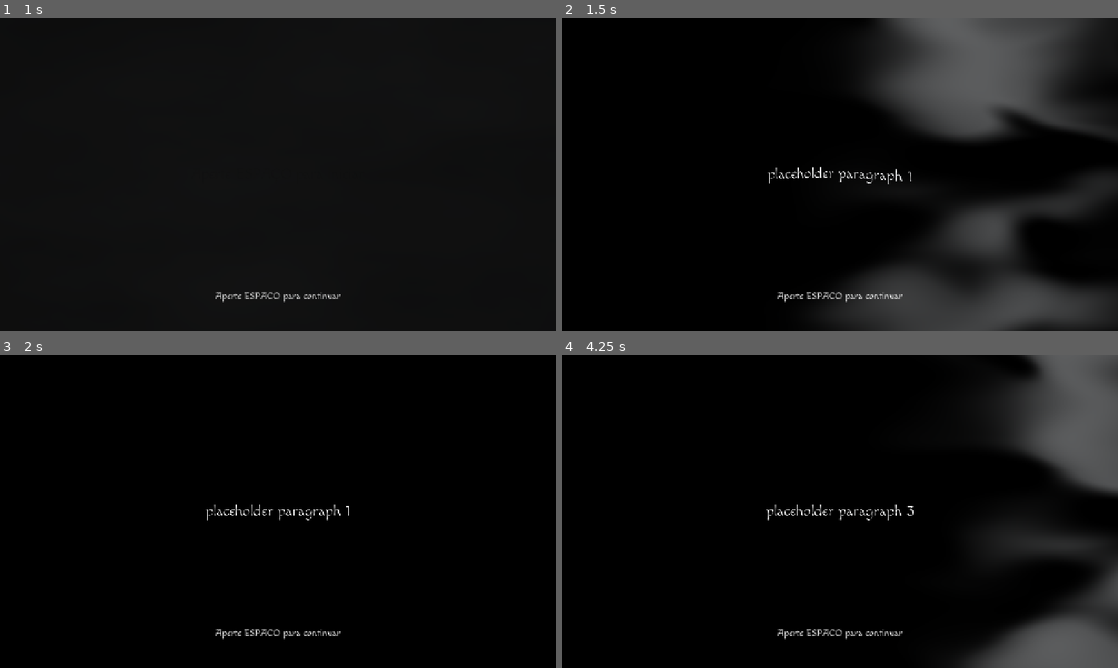
Above: before the commit, frames 1-4 (two rows, left to right).
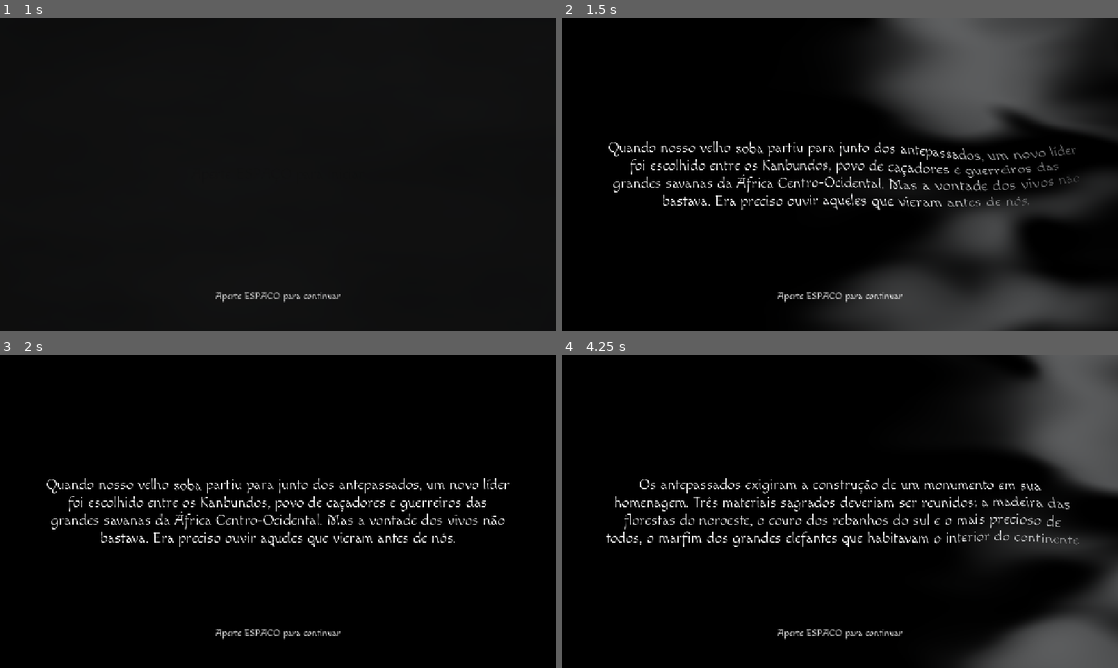
Above: after the commit, the same moments.

Repository: mateusluizfb/gamejam-gdv-nov-2026
Game: Godot game, scene res://ui/start_screen.tscn
Same seed, same stepped clock (60 frames per second), same inputs: the game is played once before the commit and once after it. Sound files missing from this copy of the repository are replaced by a short silence.
Inputs (mouse positions are in pixels of both pictures, inside the frame that each line leads up to):
- Up to frame 1 (1 s): tap Space at 0.5, 0.6, 0.77 s; move the mouse to (400, 158) at 0.52 s; click (400, 158) at 0.67 s
- Up to frame 2 (1.5 s): tap Space at 1.07, 1.25 s; drag from (728, 190) to (812, 237) at 1.27 s
- Up to frame 3 (2 s): no input
- Up to frame 4 (4.25 s): tap Space at 2, 2.1, 2.75, 3.5, 3.6, 3.77, 4.07 s; move the mouse to (895, 442) at 2.02 s; click (895, 442) at 2.17 s; drag from (812, 574) to (673, 464) at 2.77 s; move the mouse to (1006, 558) at 3.52 s; click (1006, 558) at 3.67 s; tap R (restart) at 4.15 s

Frame 1 is identical in both runs. In frame 2, 3.0% of the frame differs, in the area x 8-93%, y 39-62%; in frame 3, 2.9%; in frame 4, 3.0%.

Commit message:
Update texts and sounds

Diff:
--- a/data/text.cfg
+++ b/data/text.cfg
@@ -2,20 +2,22 @@
 menu_new_game="Novo jogo"
 menu_continue="Aperte ESPAÇO para iniciar"
 story_continue="Aperte ESPACO para continuar"
-opening_paragraph_1="placeholder paragraph 1"
-opening_paragraph_2="placeholder paragraph 2"
-opening_paragraph_3="placeholder paragraph 3"
-intro_story="Para finalizar o monumento seus guerreiros precisam passar pelos elefantes para buscar o marfim restante"
+opening_paragraph_1="Quando nosso velho [i]soba[/i] partiu para junto dos antepassados, um novo líder foi escolhido entre os Kanbundos, povo de caçadores e guerreiros das grandes savanas da África Centro-Ocidental. Mas a vontade dos vivos não bastava. Era preciso ouvir aqueles que vieram antes de nós."
+opening_paragraph_2="O novo [i]soba[/i] procurou então os anciãos. Consultamos os espíritos dos antepassados, e eles nos revelaram sua vontade. Para conquistar sua aprovação, o novo governante deveria provar sua coragem, sua sabedoria e a lealdade de seu povo."
+opening_paragraph_3="Os antepassados exigiram a construção de um monumento em sua homenagem. Três materiais sagrados deveriam ser reunidos: a madeira das florestas do noroeste, o couro dos rebanhos do sul e o mais precioso de todos, o marfim dos grandes elefantes que habitavam o interior do continente"
+intro_story="O marfim não seria obtido facilmente. Sua caça exigiria mais do que força. Seriam necessárias astúcia, coragem e a proteção dos espíritos. Assim, o novo [i]soba[/i] reuniu seus melhores guerreiros, caçadores e feiticeiros. Nós os vimos partir em busca do marfim sagrado em uma manhã calma. O que os aguardava nas terras do leste, nem mesmo os antepassados poderiam prever."
 intro_continue="Pressione espaço para continuar"
 restart_hint="Pressione R para reiniciar"
 result_continue="Pressione espaço para continuar ou R para reiniciar"
 victory="VITÓRIA!"
 defeat="DERROTA"
-victory_paragraph_1="placeholder paragraph 1"
-victory_paragraph_2="placeholder paragraph 2"
-defeat_paragraph_1="placeholder paragraph 1"
-defeat_paragraph_2="placeholder paragraph 2"
-game_finished="Game finished"
+victory_paragraph_1="Os grandes elefantes tombaram diante da coragem e da astúcia dos Kambundos. A provação havia terminado. O marfim sagrado, tão precioso aos olhos dos antepassados, finalmente estava em nossas mãos."
+victory_paragraph_2="Com o retorno dos caçadores, o monumento pôde enfim ser concluído. Madeira, couro e marfim foram reunidos em homenagem àqueles que vieram antes de nós. Os antepassados haviam recebido nossa oferenda."
+victory_paragraph_3="Nosso novo [i]soba[/i] conquistara a aprovação dos espíritos e o respeito de seu povo. Sob a bênção dos antepassados, sua autoridade estava consolidada. Os Kanbundos poderiam agora seguir unidos sob sua liderança."
+defeat_paragraph_1="Os grandes elefantes avançaram sobre nossos guerreiros com uma força que nenhum homem pôde resistir. Lanças se partiram, machados caíram e nossos melhores guerreiros e caçadores foram esmagados. A savana tornou-se o túmulo de muitos Kanbundos."
+defeat_paragraph_2="Sem o marfim sagrado, o monumento permaneceu inacabado. A provação havia fracassado, e os antepassados negaram sua bênção ao novo [i]soba[/i]. Sua autoridade, ainda tão recente, começou a desmoronar."
+defeat_paragraph_3="Sem a proteção dos espíritos e sem confiança em seu governante, os Kanbundos se dividiram. Famílias abandonaram suas terras, antigos aliados se tornaram inimigos e a comunidade se desfez. Assim terminou o governo daquele que não conseguiu conquistar a aprovação dos antepassados."
+game_finished="Fim de jogo"
 empty_card="Vazio"
 name_elephant="Elefante"
 name_magic="Magia"
--- a/data/text.gd
+++ b/data/text.gd
@@ -4,6 +4,12 @@
 const PATH := "res://data/text.cfg"
 
 static var config: ConfigFile
+
+static func set_story_italics(label: RichTextLabel) -> void:
+	var italics := FontVariation.new()
+	italics.base_font = label.get_theme_default_font()
+	italics.variation_transform = Transform2D(Vector2(1.0, 0.0), Vector2(-0.25, 1.0), Vector2.ZERO)
+	label.add_theme_font_override("italics_font", italics)
 
 static func get_text(key: String) -> String:
 	if config == null:
--- a/game/card_manager.gd
+++ b/game/card_manager.gd
@@ -41,6 +41,7 @@
 @onready var axe_attack_sound: AudioStreamPlayer = $AxeAttackSound
 @onready var spear_attack_sound: AudioStreamPlayer = $SpearAttackSound
 @onready var magic_entry_sound: AudioStreamPlayer = $MagicEntrySound
+@onready var trap_sound: AudioStreamPlayer = $TrapSound
 @onready var screen_effects: ScreenEffects = $"../ScreenEffects"
 @onready var end_screen: EndScreen = $"../EndScreen"
 
@@ -257,6 +258,7 @@
 	state.resolve_effect(token)
 
 func _show_trap_effect(row: int) -> void:
+	trap_sound.play()
 	screen_effects.play_impact()
 	var row_size := Vector2(board.cards[row].size() * board.cell_size.x, board.cell_size.y)
 	var row_origin := board.cell_position(Vector2i(0, row)) - board.cell_size / 2.0
--- a/game/end_screen.gd
+++ b/game/end_screen.gd
@@ -76,6 +76,7 @@
 		story.begin([
 			Text.get_text(prefix + "_paragraph_1"),
 			Text.get_text(prefix + "_paragraph_2"),
+			Text.get_text(prefix + "_paragraph_3"),
 		], Text.get_text("game_finished"))
 
 func _on_viewport_size_changed() -> void:
--- a/game/main.tscn
+++ b/game/main.tscn
@@ -12,6 +12,7 @@
 [ext_resource type="Script" uid="uid://cn2l046w0psxp" path="res://game/screen_effects.gd" id="8_screen_effects"]
 [ext_resource type="Script" uid="uid://rfc3lt3f4sb3" path="res://game/end_screen.gd" id="9_end_screen"]
 [ext_resource type="Shader" uid="uid://bpjbgoenj8qpt" path="res://game/field_mist.gdshader" id="10_field_mist"]
+[ext_resource type="AudioStream" path="res://assets/audio/stomp.mp3" id="11_trap_sound"]
 
 [sub_resource type="ShaderMaterial" id="FieldMistMaterial"]
 shader = ExtResource("10_field_mist")
@@ -28,6 +29,7 @@
 
 [node name="ElephantSound" type="AudioStreamPlayer2D" parent="." unique_id=671583148]
 stream = ExtResource("1_5un7r")
+volume_db = -20.958
 
 [node name="AudioStreamPlayer2D" type="AudioStreamPlayer2D" parent="." unique_id=1046565003]
 stream = ExtResource("2_dgpao")
@@ -59,6 +61,9 @@
 
 [node name="MagicEntrySound" type="AudioStreamPlayer" parent="CardManager" unique_id=1268555271]
 stream = ExtResource("6_magic_entry")
+
+[node name="TrapSound" type="AudioStreamPlayer" parent="CardManager"]
+stream = ExtResource("11_trap_sound")
 
 [node name="HUD" type="CanvasLayer" parent="." unique_id=1206513264]
 
--- a/tests/combat_test.gd
+++ b/tests/combat_test.gd
@@ -604,13 +604,16 @@
 	_check(enemy.data.current_hp == original_hp, "Canceling a target selection should still prevent delayed damage.")
 
 	var trap: Node2D = manager.hand_layout.cards[-1]
+	var trap_sound := manager.get_node("TrapSound") as AudioStreamPlayer
+	_check(trap_sound.stream != null and trap_sound.stream.resource_path == "res://assets/audio/stomp.mp3" and trap_sound.stream.get_length() > 0.0, "Trap sound should load the requested audio.")
 	_drag(manager, trap, board.cell_position(Vector2i(2, 0)))
-	_check(manager.get_node_or_null("TrapAura") == null, "Trap particles should wait until the effect resolves.")
+	_check(manager.get_node_or_null("TrapAura") == null and not trap_sound.playing, "Trap particles and sound should wait until the effect resolves.")
 	_escape(manager)
 	await create_timer(0.65).timeout
-	_check(manager.get_node_or_null("TrapAura") == null, "A canceled Trap should not create a row effect.")
+	_check(manager.get_node_or_null("TrapAura") == null and not trap_sound.playing, "A canceled Trap should not create a row effect or play the sound.")
 	_drag(manager, trap, board.cell_position(Vector2i(2, 1)))
 	await create_timer(0.55).timeout
+	_check(trap_sound.playing, "The Trap should play its sound when its effect resolves.")
 	var row_particles := manager.get_node_or_null("TrapAura") as ColorRect
 	var row_size := Vector2(board.cards[1].size() * board.cell_size.x, board.cell_size.y)
 	var row_center: Vector2 = board.cell_position(Vector2i(0, 1)) - board.cell_size / 2.0 + row_size / 2.0
@@ -904,6 +907,7 @@
 		Text.config.set_value("text", prefix + "_paragraph_2", original)
 		return
 	_check(story.label.text == Text.get_text(prefix + "_paragraph_1") and story.layer > end_screen.layer, "The result story should cover the result with its first paragraph.")
+	_check(story.paragraphs.size() == 3, "The result story should contain three paragraphs.")
 	_check(story.prompt.visible and story.prompt.text == "Aperte ESPACO para continuar" and story.prompt.anchor_top == 1.0, "Result paragraphs should show the bottom Space hint.")
 	root.push_input(space)
 	await create_timer(0.3).timeout
@@ -918,9 +922,13 @@
 	_check(story.label.text == prefix + " second paragraph", "The correct result's second paragraph should be shown.")
 	root.push_input(space)
 	await create_timer(1.0).timeout
-	_check(story.complete and story.label.text == "Game finished" and not story.prompt.visible, "The result story should end on the finished screen without a Space hint.")
+	_check(story.label.text == Text.get_text(prefix + "_paragraph_3") and not story.complete, "The correct result's third paragraph should precede the finished screen.")
+	_check(story.label.get_content_height() <= story.label.size.y - 220.0, "Result paragraphs should fit above the bottom prompt.")
 	root.push_input(space)
-	_check(story.label.text == "Game finished", "Space should not leave the finished screen.")
+	await create_timer(1.0).timeout
+	_check(story.complete and story.label.text == "Fim de jogo" and not story.prompt.visible, "The result story should end on the finished screen without a Space hint.")
+	root.push_input(space)
+	_check(story.label.text == "Fim de jogo", "Space should not leave the finished screen.")
 	Text.config.set_value("text", prefix + "_paragraph_2", original)
 
 func _test_end_screens() -> void:
@@ -1001,6 +1009,13 @@
 	current_scene = scene
 	var elephant_sound := scene.get_node("ElephantSound") as AudioStreamPlayer2D
 	_check(elephant_sound.playing, "The elephant sound should play when the game first starts.")
+	var music := scene.get_node("AudioStreamPlayer2D") as AudioStreamPlayer2D
+	var music_stream := music.stream as AudioStreamMP3
+	_check(music.playing and music_stream != null and music_stream.loop, "Combat music should start with looping enabled.")
+	if music_stream != null and music_stream.get_length() > 2.0:
+		music.play(music_stream.get_length() - 0.5)
+		await create_timer(1.0).timeout
+		_check(music.playing and music.get_playback_position() < 2.0, "Combat music should restart after reaching the end.")
 	var manager := scene.get_node("CardManager") as Node2D
 	var old_state = manager.state
 	var hint := scene.get_node("HUD/RestartHint") as Label
--- a/tests/start_screen_test.gd
+++ b/tests/start_screen_test.gd
@@ -55,7 +55,8 @@
 	_check(wind_audio.playing and not menu_audio.playing and not gust_audio.playing, "Other keys should not change the opening audio.")
 	root.push_input(_key(KEY_SPACE))
 	var opening_story = scene.get_node("StoryScreen")
-	_check(scene.opening_state == scene.OpeningState.STORY and opening_story.label.text == "placeholder paragraph 1", "Space should open the first paragraph on the black screen.")
+	_check(scene.opening_state == scene.OpeningState.STORY and opening_story.label.text == Text.get_text("opening_paragraph_1") and opening_story.paragraphs.size() == 3, "Space should open the first of three opening paragraphs.")
+	_check(opening_story.label.bbcode_enabled and opening_story.label.get_theme_font("italics_font") is FontVariation, "Story text should render the requested italics.")
 	_check(opening_story.prompt.visible and opening_story.prompt.text == "Aperte ESPACO para continuar" and opening_story.prompt.anchor_top == 1.0, "The opening story should show a bottom Space hint.")
 	_check((opening_story.get_child(0) as ColorRect).color == Color.BLACK and opening_story.text_material.shader == load("res://ui/card_preview_spawn.gdshader"), "The story should use a black background and the card preview shader.")
 	_check(wind_audio.playing and not menu_audio.playing and not mist.visible, "The menu should remain hidden during the opening story.")
@@ -71,7 +72,8 @@
 	for index in range(1, 3):
 		root.push_input(_key(KEY_SPACE))
 		await create_timer(1.0).timeout
-		_check(opening_story.paragraph_index == index and opening_story.label.text == "placeholder paragraph %d" % (index + 1), "Each Space should advance exactly one opening paragraph.")
+		_check(opening_story.paragraph_index == index and opening_story.label.text == Text.get_text("opening_paragraph_%d" % (index + 1)), "Each Space should advance exactly one opening paragraph.")
+		_check(opening_story.label.get_content_height() <= opening_story.label.size.y - 220.0, "Opening paragraphs should fit above the bottom prompt.")
 	root.push_input(_key(KEY_SPACE))
 	await create_timer(0.6).timeout
 	_check(scene.opening_state == scene.OpeningState.REVEALING and is_zero_approx(opening_prompt.modulate.a), "The initial prompt must not reappear when the story ends.")
@@ -86,7 +88,7 @@
 	await create_timer(1.0).timeout
 	_check(scene.opening_state == scene.OpeningState.FINISHED and not opening.visible and not button.disabled, "The menu should become usable after the clouds clear.")
 	var background := intro.get_node("Background") as ColorRect
-	var story := intro.get_node("Story") as Label
+	var story := intro.get_node("Story") as RichTextLabel
 	var prompt := intro.get_node("Prompt") as Label
 	var material := background.material as ShaderMaterial
 	intro._input(_key(KEY_SPACE))
@@ -96,12 +98,13 @@
 	_check(button.disabled and intro.visible and intro.intro_state == intro.IntroState.REVEALING, "New game should start the intro once.")
 	_check(mist.visible, "Mist should remain visible over the intro.")
 	_check(background.anchor_right == 1.0 and background.anchor_bottom == 1.0 and background.material is ShaderMaterial, "Intro shader should cover the viewport.")
-	_check(story.text == "Para finalizar o monumento seus guerreiros precisam passar pelos elefantes para buscar o marfim restante" and prompt.text == "Pressione espaço para continuar", "Intro should display the requested story and space prompt.")
+	_check(story.text == Text.get_text("intro_story") and story.text.contains("novo [i]soba[/i]") and story.bbcode_enabled and story.get_theme_font("italics_font") is FontVariation and prompt.text == "Pressione espaço para continuar", "Intro should display the new story with italicized soba and the space prompt.")
 	intro._input(_key(KEY_SPACE))
 	await create_timer(0.3).timeout
 	_check(current_scene == scene and intro.wind_progress > 0.0 and intro.wind_progress < 1.0, "Purple wind should sweep across the screen before accepting input.")
 	await create_timer(1.3).timeout
 	_check(is_equal_approx(intro.wind_progress, 1.0) and intro.intro_state == intro.IntroState.WAITING and is_equal_approx(prompt.modulate.a, 1.0), "Wind should finish and prompt should be visible before waiting for Space.")
+	_check(story.get_content_height() <= story.size.y and story.get_global_rect().end.y <= prompt.get_global_rect().position.y, "The complete intro should fit without overlapping the prompt.")
 	intro._input(_key(KEY_ENTER))
 	intro._input(_key(KEY_SPACE, true))
 	_check(intro.intro_state == intro.IntroState.WAITING, "Only a fresh Space press should continue.")
--- a/ui/start_intro.gd
+++ b/ui/start_intro.gd
@@ -1,5 +1,6 @@
 extends CanvasLayer
 
+const Text = preload("res://data/text.gd")
 const MAIN_SCENE: PackedScene = preload("res://game/main.tscn")
 
 enum IntroState { MENU, REVEALING, WAITING, TRANSITIONING }
@@ -8,9 +9,12 @@
 var wind_progress := 0.0
 
 @onready var background: ColorRect = $Background
-@onready var story: Label = $Story
+@onready var story: RichTextLabel = $Story
 @onready var prompt: Label = $Prompt
 @onready var gust_audio: AudioStreamPlayer = $GustAudio
+
+func _ready() -> void:
+	Text.set_story_italics(story)
 
 func begin(button: Button) -> void:
 	if intro_state != IntroState.MENU:
--- a/ui/start_screen.tscn
+++ b/ui/start_screen.tscn
@@ -128,20 +128,23 @@
 grow_vertical = 2
 mouse_filter = 2
 
-[node name="Story" type="Label" parent="Intro"]
+[node name="Story" type="RichTextLabel" parent="Intro"]
 modulate = Color(1, 1, 1, 0)
 anchors_preset = -1
 anchor_left = 0.1
-anchor_top = 0.3
+anchor_top = 0.13
 anchor_right = 0.9
-anchor_bottom = 0.6
+anchor_bottom = 0.65
 grow_horizontal = 2
 grow_vertical = 2
 mouse_filter = 2
-theme_override_colors/font_color = Color(0, 0, 0, 1)
+theme_override_colors/default_color = Color(0, 0, 0, 1)
 theme_override_colors/font_outline_color = Color(1, 1, 1, 1)
 theme_override_constants/outline_size = 2
-theme_override_font_sizes/font_size = 34
+theme_override_font_sizes/normal_font_size = 34
+theme_override_font_sizes/italics_font_size = 34
+bbcode_enabled = true
+scroll_active = false
 horizontal_alignment = 1
 vertical_alignment = 1
 autowrap_mode = 2
--- a/ui/story_screen.gd
+++ b/ui/story_screen.gd
@@ -15,7 +15,7 @@
 var transitioning := false
 var complete := false
 var background: ColorRect
-var label: Label
+var label: RichTextLabel
 var prompt: Label
 var text_material: ShaderMaterial
 var text_viewport: SubViewport
@@ -33,12 +33,16 @@
 	text_viewport.transparent_bg = true
 	text_viewport.render_target_update_mode = SubViewport.UPDATE_ALWAYS
 	add_child(text_viewport)
-	label = Label.new()
+	label = RichTextLabel.new()
 	label.horizontal_alignment = HORIZONTAL_ALIGNMENT_CENTER
 	label.vertical_alignment = VERTICAL_ALIGNMENT_CENTER
+	label.bbcode_enabled = true
+	label.scroll_active = false
 	label.autowrap_mode = TextServer.AUTOWRAP_WORD_SMART
-	label.add_theme_font_size_override("font_size", 34)
+	label.add_theme_font_size_override("normal_font_size", 34)
+	label.add_theme_font_size_override("italics_font_size", 34)
 	text_viewport.add_child(label)
+	Text.set_story_italics(label)
 	label.set_anchors_and_offsets_preset(Control.PRESET_FULL_RECT)
 	label.offset_left = 100.0
 	label.offset_right = -100.0
Not shown, changed: assets/audio/combate-theme.mp3.import
Not shown, added: assets/audio/stomp.mp3.import
Not shown, added: assets/audio/stomp.mp3
